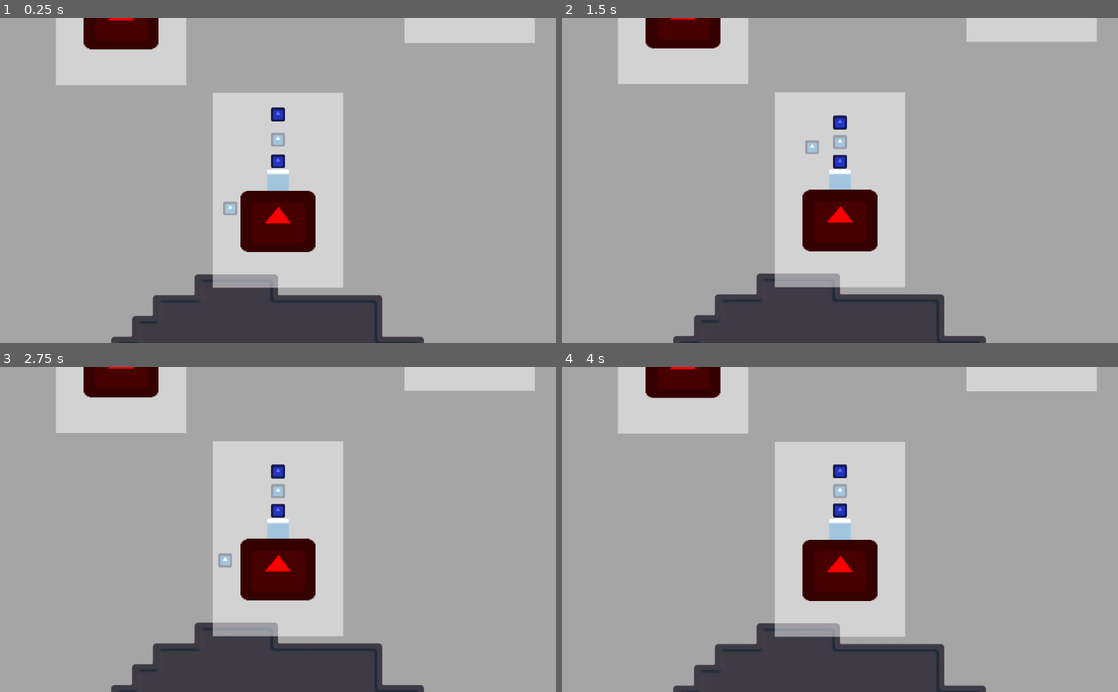
Above: before the commit, frames 1-4 (two rows, left to right).
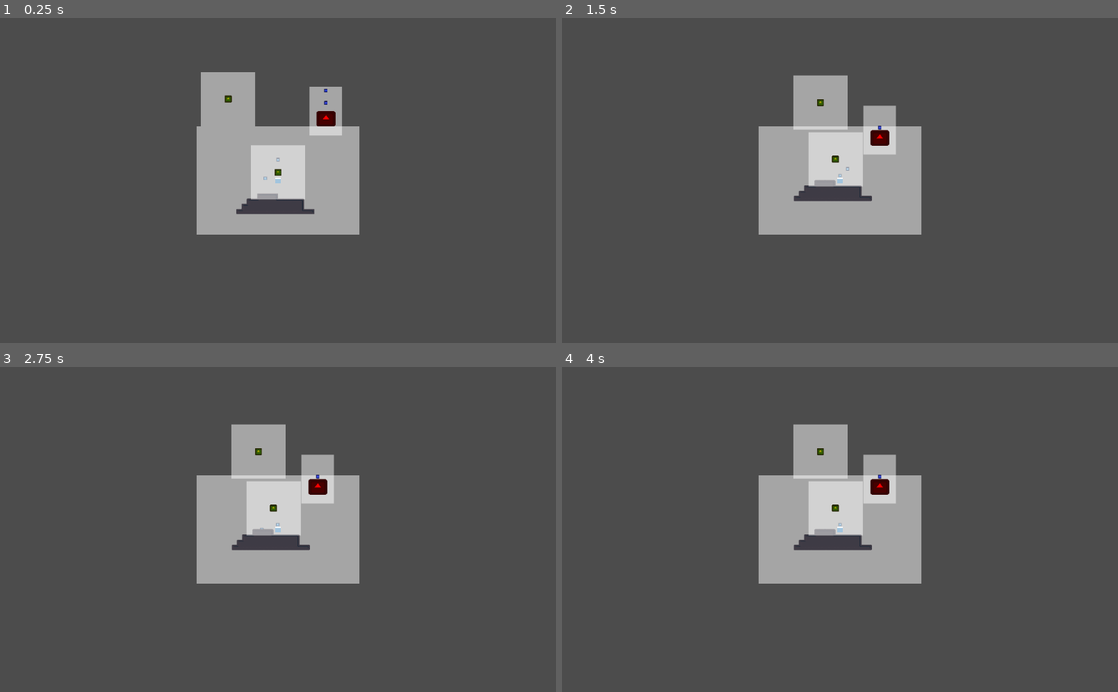
Above: after the commit, the same moments.

Repository: mdrgon1/GWJ-22-Spinzo
Game: Godot game, scene res://Main.tscn
The game is run twice, just before and just after one commit, with the same random seed, the same clock (stepped at 60 frames per second) and the same inputs. The engine's default icon, where the game draws it, is replaced by a stand-in: a white triangle on a blue panel in a dark square.
Inputs:
- Up to frame 1 (0.25 s): no input
- Up to frame 2 (1.5 s): hold Shift (aim) 0.53-1.28 s; hold Right (move_right) from 0.53 s (still down); tap W (jump) at 0.77 s; tap E (throw_ball) at 1.35 s
- Up to frame 3 (2.75 s): tap W (jump) at 1.52 s; release Right (move_right) at 2.03 s; hold A (move_left) from 2.03 s (still down); hold X from 2.03 s (still down)
- Up to frame 4 (4 s): release A (move_left) at 2.78 s; release X at 2.78 s; hold Right (move_right) from 2.78 s (still down); tap Shift (aim) at 2.85 s; tap W (jump) at 3.02, 3.77 s; hold E (throw_ball) from 3.53 s (still down)

The runs differ from the first frame. In frame 1, 89% of the frame differs, in the area x 0-100%, y 0-100%; in frame 2, 89%; in frame 3, 89%; in frame 4, 89%.

Commit message:
integrated grabbable levels into level generation

Diff:
--- a/Project/Main.tscn
+++ b/Project/Main.tscn
@@ -16,7 +16,6 @@
 
 [node name="Camera2D" type="Camera2D" parent="."]
 current = true
-zoom = Vector2( 0.25, 0.25 )
 script = ExtResource( 4 )
 
 [node name="Ball" parent="." groups=[
--- a/Project/Scripts/MainLevel.gd
+++ b/Project/Scripts/MainLevel.gd
@@ -9,6 +9,7 @@
 var time_dilation = 1
 var num_levels = 3
 var active_levels = []
+var grabbable_levels = []
 
 onready var camera : Camera2D = $Camera2D
 
@@ -51,8 +52,9 @@
 		if(!is_instance_valid(level)):
 			active_levels.remove(i)
 			break;
-
 		if(!level_bounds.intersects(despawn_bounds)):
+			if(level in get_tree().get_nodes_in_group("grabbable")):
+				grabbable_levels.erase(level)
 			level.queue_free()
 			active_levels.erase(level)
 			break
@@ -79,8 +81,12 @@
 	var level_index = randi() % num_levels
 	level_index *= sign(level_index) # make sure the index is positive
 
-	# load a random level and instance it
-	var level_path = "res://level_templates/Template" + String(level_index) + ".tscn"
+	var level_path
+	if(grabbable_levels.size() < 2):
+		level_path = "res://level_templates/Grabbable.tscn"
+	else:
+		# load a random level and instance it
+		level_path = "res://level_templates/Template" + String(level_index) + ".tscn"
 	var level = load(level_path).instance()
 
 	var level_bounds = level.bounds_rect
@@ -94,6 +100,8 @@
 
 	# create the level
 	active_levels.append(level)
+	if(level_path == "res://level_templates/Grabbable.tscn"):
+		grabbable_levels.append(level)
 	level.set_position(position)
 	call_deferred("add_child", level)
 	return level
--- a/Project/level_templates/Grabbable.tscn
+++ b/Project/level_templates/Grabbable.tscn
@@ -7,8 +7,10 @@
 extents = Vector2( 6.17605, 5.90527 )
 
 [node name="Area2D" type="Area2D" groups=[
-"\"grabbable",
+"grabbable",
 ]]
+collision_layer = 2
+collision_mask = 2
 script = ExtResource( 2 )
 bounds_rect = Rect2( -50, -50, 100, 100 )
 
